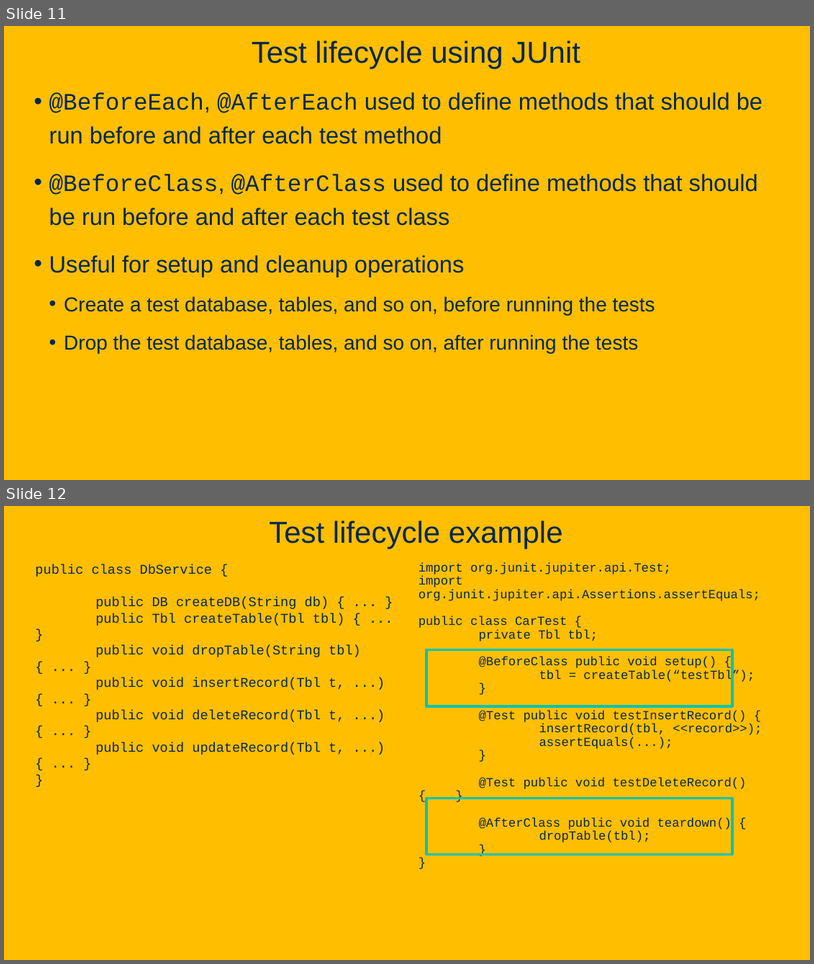
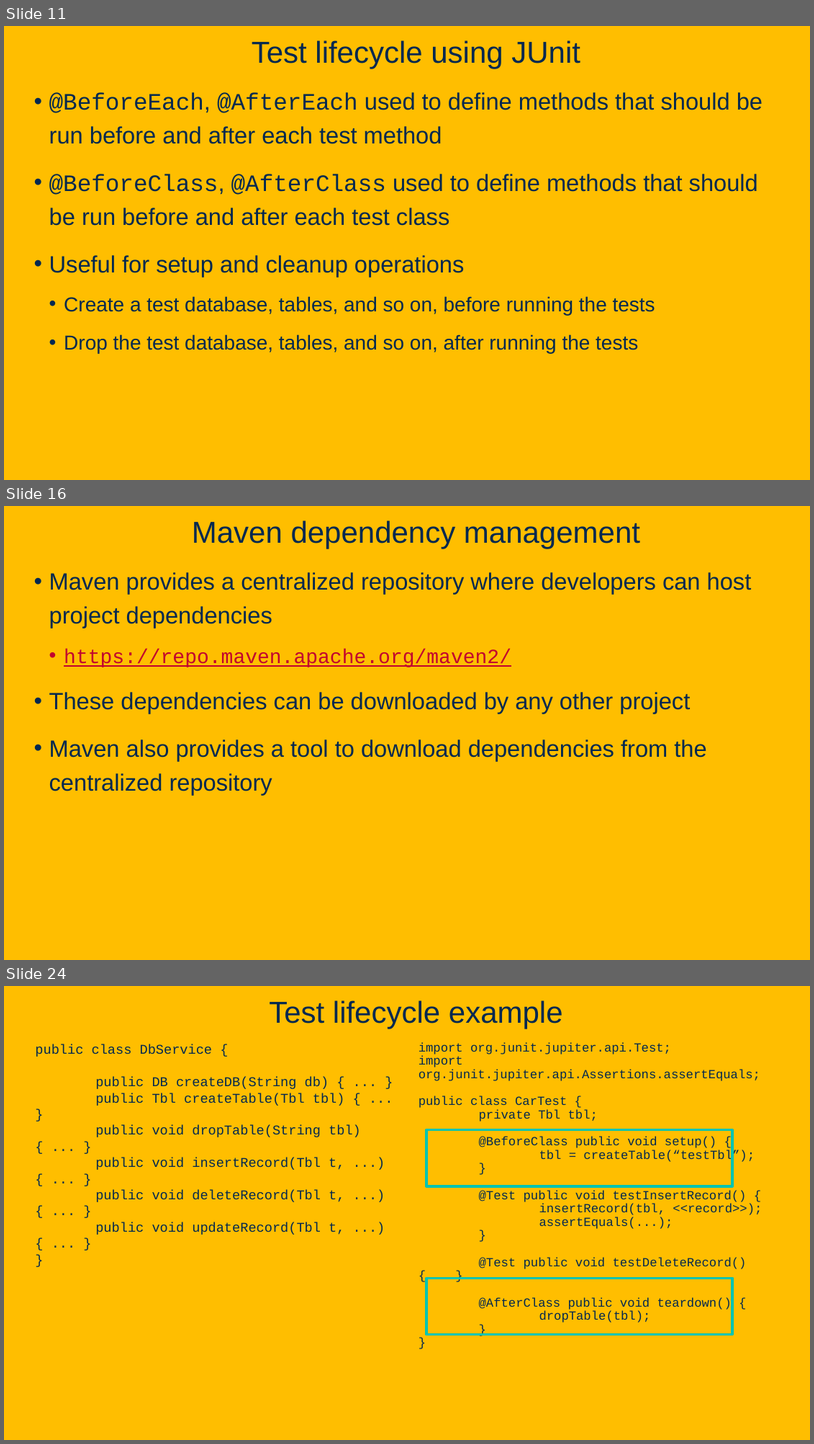
Before and after one commit to davsec-teaching/ecs160-f25, a slide deck: slides/4_unit_testing_mocking_frameworks_CI.pptx. Shown one above the other, each under a label of ours: slides 11 and 12 before the commit, slides 11, 16 and 24 after it; the slides between them are not shown. The pictures are 814x964 and 814x1444 pixels, drawn with LibreOffice and Linux fonts; fonts in the diff are those of the drawing; background and template pictures are left out. Boxes give left, top, right and bottom in pixels: in the first picture for what was removed or moved away, otherwise in the second. Text is boxed around its words. In the diff, an @@ line names an element or a change of style, - is before the commit and + after.

```diff
--- a/slides/4_unit_testing_mocking_frameworks_CI.pptx
+++ b/slides/4_unit_testing_mocking_frameworks_CI.pptx
@@ slide 16 added at (4, 506, 810, 960), background picture (left out) @@
@@ title added at (192, 520, 640, 548), 36 pt, text #022850 @@
+Maven dependency management
@@ text added at (49, 572, 752, 795), 28 pt, text #022850 @@
+• Maven provides a centralized repository where developers can host project dependencies
+  • https://repo.maven.apache.org/maven2/
+• These dependencies can be downloaded by any other project
+• Maven also provides a tool to download dependencies from the centralized repository
@@ what was slide 12 is now slide 24 @@
```
Also in this commit, not shown: 2 slides changed, 13 other slides added, 1 other file.
